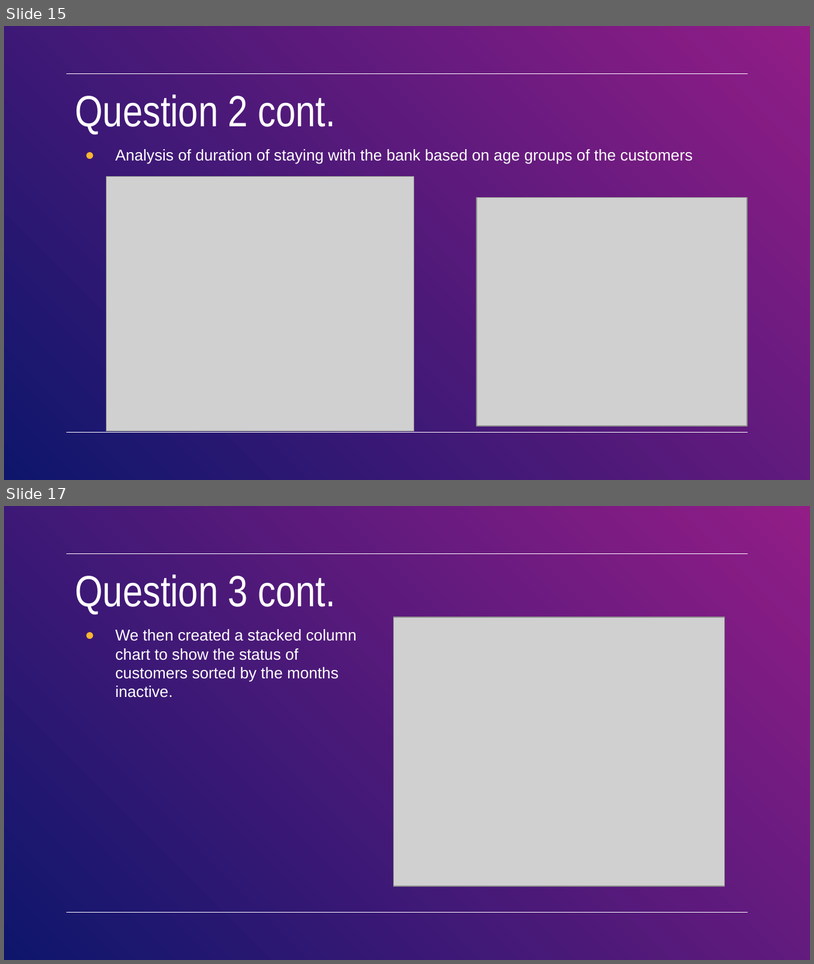
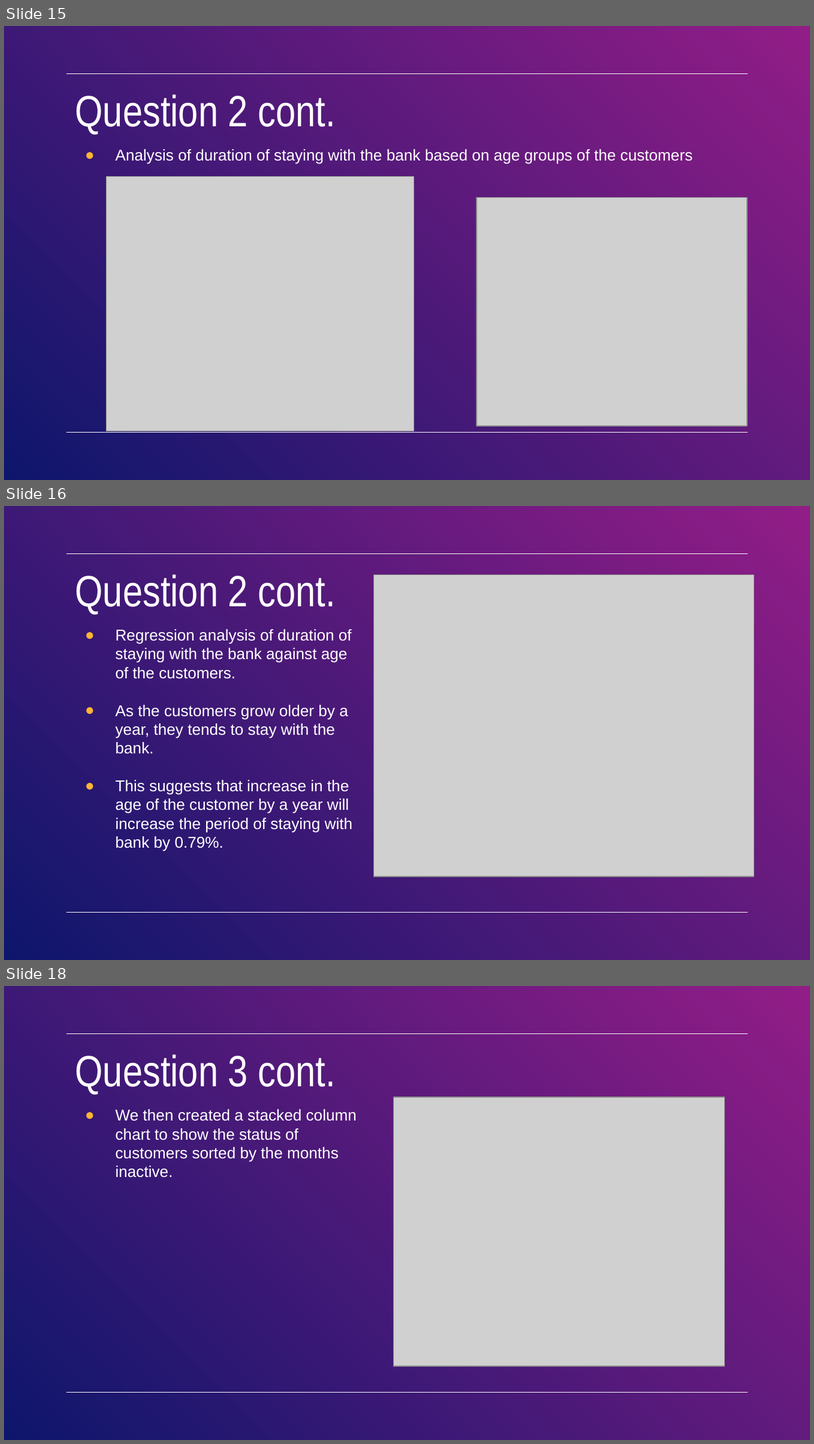
Before and after one commit to Emziicles/Project1-CreditCard, a slide deck: PresentationFile/Project Complete.pptx. Shown one above the other, each under a label of ours: slides 15 and 17 before the commit, slides 15, 16 and 18 after it; the slides between them are not shown. The pictures are 814x964 and 814x1444 pixels, drawn with LibreOffice and Linux fonts; fonts in the diff are those of the drawing; grey boxes stand for pictures. Boxes give left, top, right and bottom in pixels: in the first picture for what was removed or moved away, otherwise in the second. Text is boxed around its words. In the diff, an @@ line names an element or a change of style, - is before the commit and + after.

```diff
--- a/PresentationFile/Project Complete.pptx
+++ b/PresentationFile/Project Complete.pptx
@@ slide 16 added at [4, 506, 810, 960], background gradient #921D87 to #0E166C; not listed: 2 template elements that a slide beside it also shows @@
@@ title added at [75, 574, 336, 615], 39 pt, text #FFFFFF @@
+Question 2 cont.
@@ picture added at [374, 574, 755, 876] @@
@@ subtitle added at [116, 629, 353, 832], 14 pt, text #FFFFFF @@
+● Regression analysis of duration of staying with the bank against age of the customers.
+● As the customers grow older by a year, they tends to stay with the bank.
+● This suggests that increase in the age of the customer by a year will increase the period of staying with bank by 0.79%.
@@ what was slide 17 is now slide 18 @@
```
Also in this commit, not shown: 2 slides changed.
